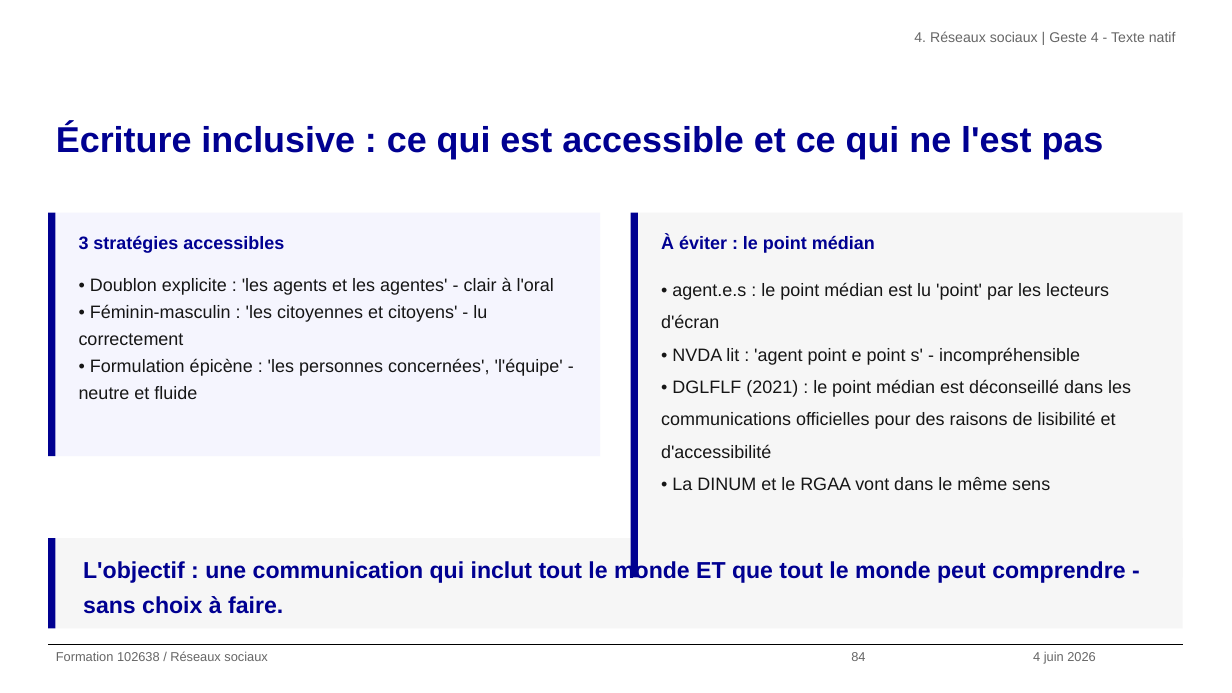
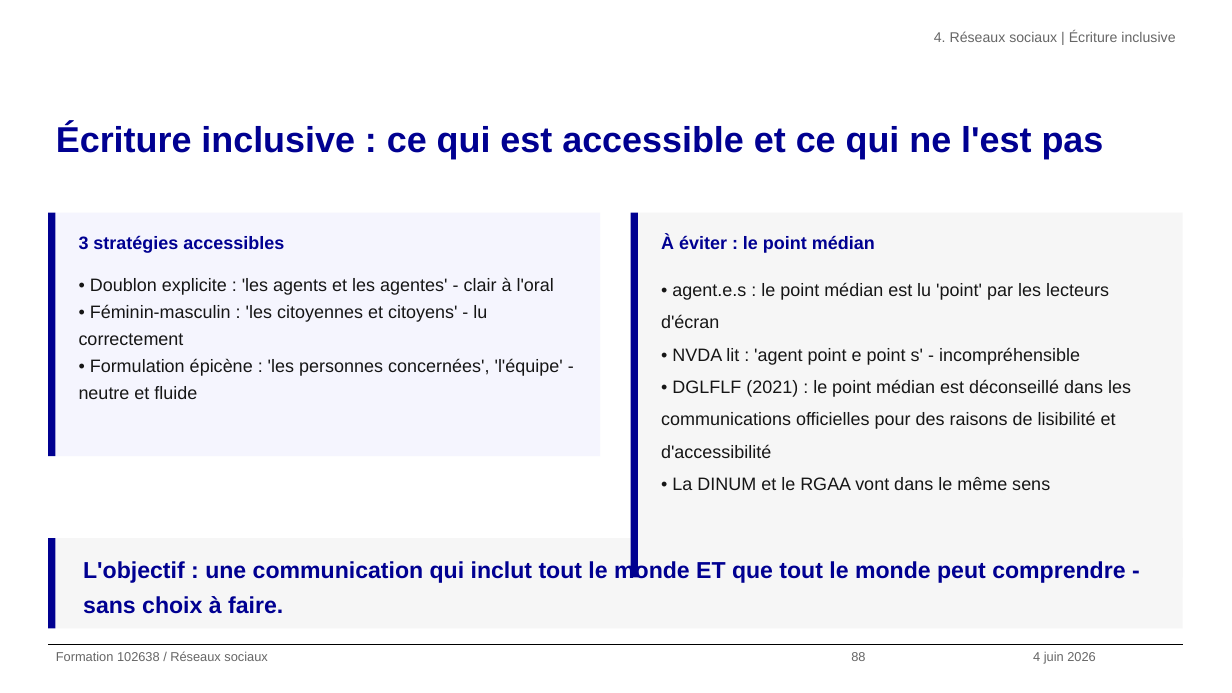
Before and after one commit to alexandra-guiderdoni/usine-fabrication-igpde-102846-ay11, a slide deck: slide 88 of formation-102638-juin-2026.pptx (slide 84 before the commit). Drawn at 1232x693 pixels with LibreOffice and Linux fonts; fonts in the diff are those of the drawing; background and template pictures are left out. Boxes give left, top, right and bottom in pixels: in the first picture for what was removed or moved away, otherwise in the second. Text is boxed around its words. In the diff, an @@ line names an element or a change of style, - is before the commit and + after.

```diff
--- a/formation-102638-juin-2026.pptx
+++ b/formation-102638-juin-2026.pptx
@@ text at (934, 31, 1175, 42): text changed @@
-4. Réseaux sociaux | Geste 4 - Texte natif
+4. Réseaux sociaux | Écriture inclusive
@@ text at (851, 652, 865, 661): text changed @@
-84
+88
```
Also in this commit, not shown: 66 other slides changed, 5 slides added, 1 slide removed, 47 other files.
